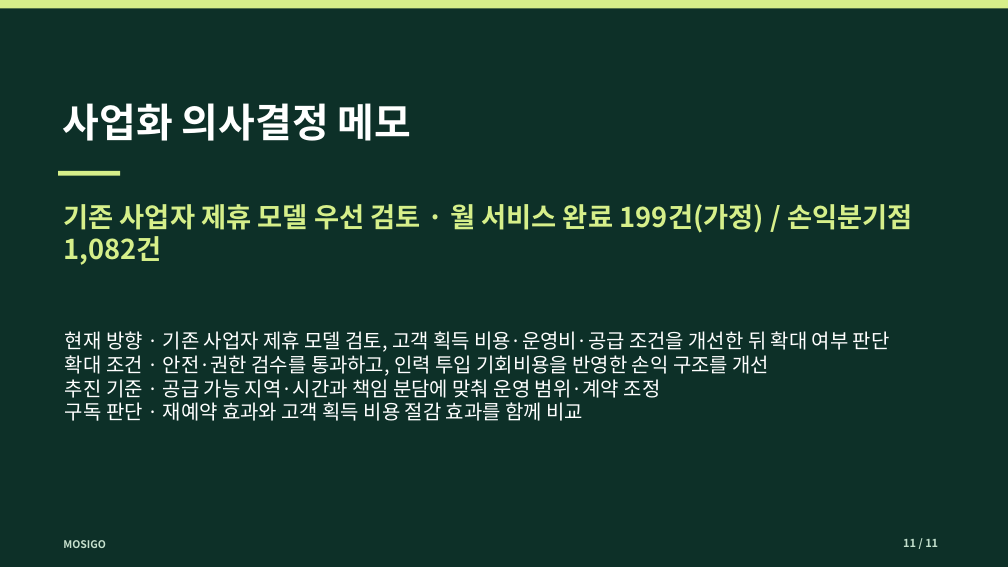
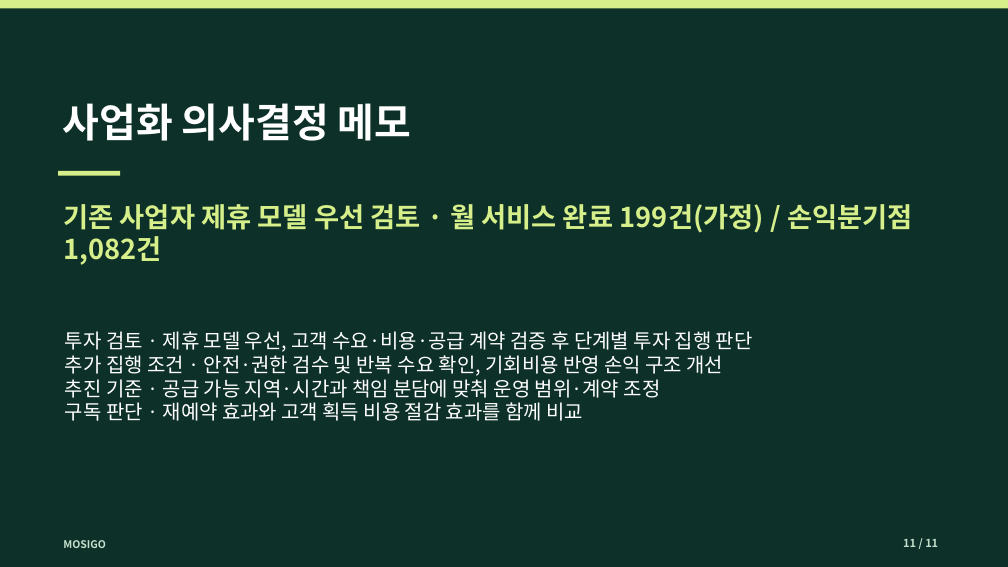
Before and after one commit to dohyunkimmm/mosigo-case-study, a slide deck: slide 11 of downloads/mosigo_report.pptx. Drawn at 1008x567 pixels with LibreOffice and Linux fonts; fonts in the diff are those of the drawing. Boxes give left, top, right and bottom in pixels: in the first picture for what was removed or moved away, otherwise in the second. Text is boxed around its words. In the diff, an @@ line names an element or a change of style, - is before the commit and + after.

```diff
--- a/downloads/mosigo_report.pptx
+++ b/downloads/mosigo_report.pptx
@@ text at [65, 331, 753, 376]: text changed @@
-현재 방향 · 기존 사업자 제휴 모델 검토, 고객 획득 비용·운영비·공급 조건을 개선한 뒤 확대 여부 판단
-확대 조건 · 안전·권한 검수를 통과하고, 인력 투입 기회비용을 반영한 손익 구조를 개선
+투자 검토 · 제휴 모델 우선, 고객 수요·비용·공급 계약 검증 후 단계별 투자 집행 판단
+추가 집행 조건 · 안전·권한 검수 및 반복 수요 확인, 기회비용 반영 손익 구조 개선
```
Also in this commit, not shown: 3 other slides changed, 9 other files.
